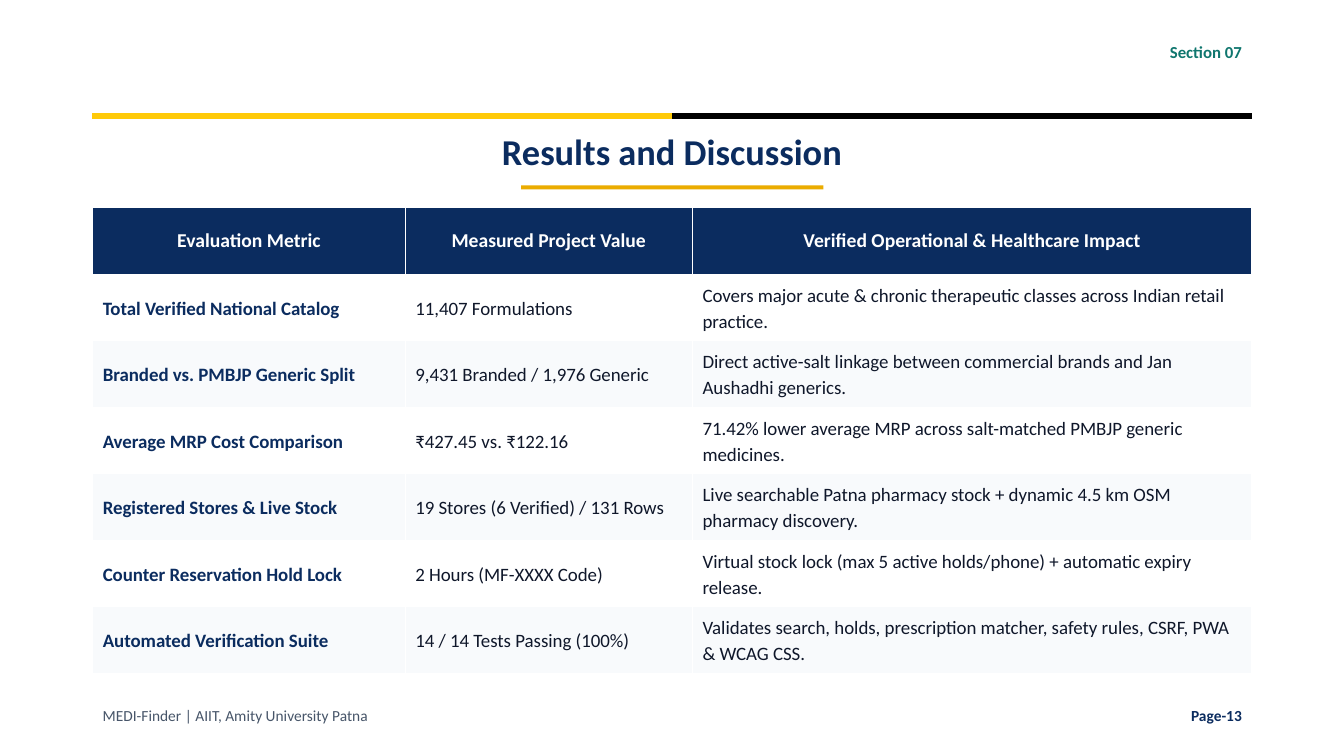
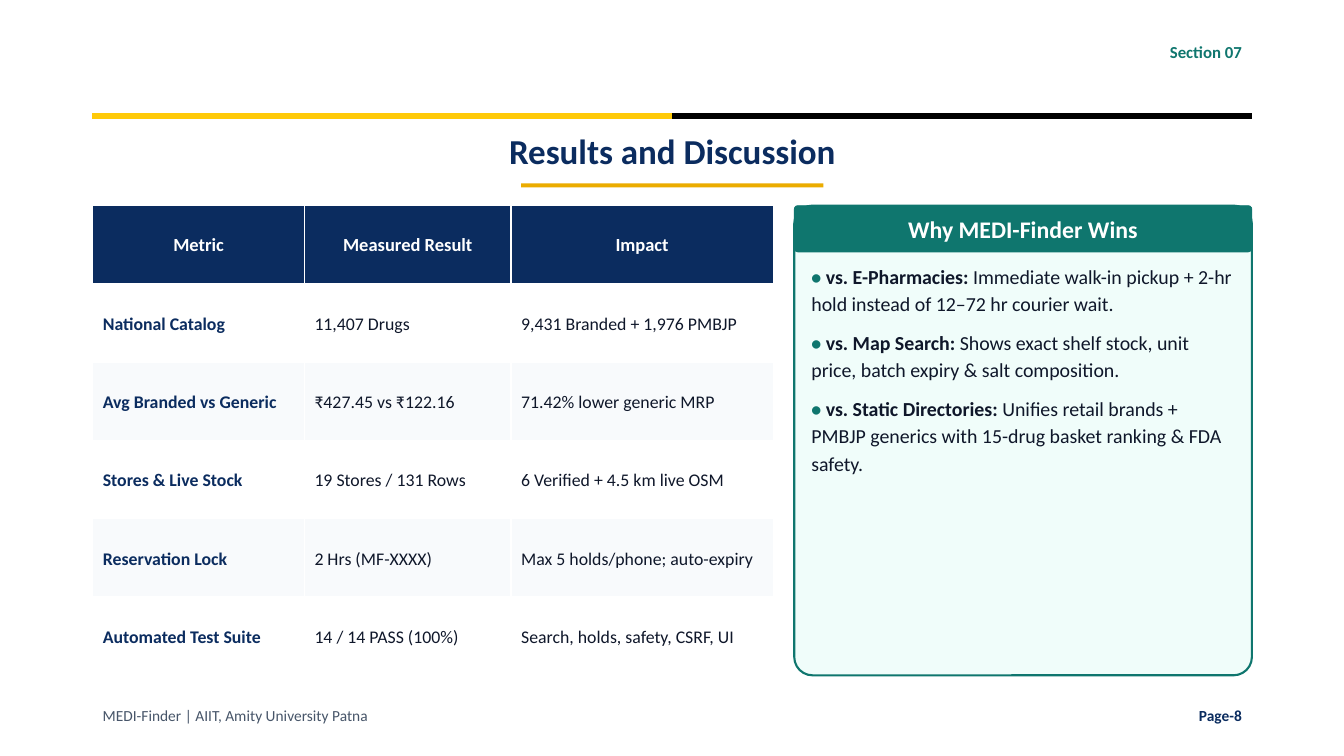
Before and after one commit to krsidhantaryan-ux/MEDI-Finder, a slide deck: slide 8 of MEDI_Finder_Presentation.pptx (slide 13 before the commit). Drawn at 1344x756 pixels with LibreOffice and Linux fonts; fonts in the diff are those of the drawing; background and template pictures are left out. Boxes give left, top, right and bottom in pixels: in the first picture for what was removed or moved away, otherwise in the second. Text is boxed around its words. In the diff, an @@ line names an element or a change of style, - is before the commit and + after.

Commit message:
Condense MEDI-Finder presentation to 10 slides for 5-7 min defense

```diff
--- a/MEDI_Finder_Presentation.pptx
+++ b/MEDI_Finder_Presentation.pptx
@@ text "Results and Discussion" at box(509, 139, 836, 165): size 26 to 25 pt @@
@@ table at box(93, 206, 773, 676) @@
-row 1: Evaluation Metric | Measured Project Value | Verified Operational & Healthcare Impact
-row 2: Total Verified National Catalog | 11,407 Formulations | Covers major acute & chronic therapeutic classes across Indian retail practice.
-row 3: Branded vs. PMBJP Generic Split | 9,431 Branded / 1,976 Generic | Direct active-salt linkage between commercial brands and Jan Aushadhi generics.
-row 4: Average MRP Cost Comparison | ₹427.45 vs. ₹122.16 | 71.42% lower average MRP across salt-matched PMBJP generic medicines.
-row 5: Registered Stores & Live Stock | 19 Stores (6 Verified) / 131 Rows | Live searchable Patna pharmacy stock + dynamic 4.5 km OSM pharmacy discovery.
-row 6: Counter Reservation Hold Lock | 2 Hours (MF-XXXX Code) | Virtual stock lock (max 5 active holds/phone) + automatic expiry release.
-row 7: Automated Verification Suite | 14 / 14 Tests Passing (100%) | Validates search, holds, prescription matcher, safety rules, CSRF, PWA & WCAG CSS.
+row 1: Metric | Measured Result | Impact
+row 2: National Catalog | 11,407 Drugs | 9,431 Branded + 1,976 PMBJP
+row 3: Avg Branded vs Generic | ₹427.45 vs ₹122.16 | 71.42% lower generic MRP
+row 4: Stores & Live Stock | 19 Stores / 131 Rows | 6 Verified + 4.5 km live OSM
+row 5: Reservation Lock | 2 Hrs (MF-XXXX) | Max 5 holds/phone; auto-expiry
+row 6: Automated Test Suite | 14 / 14 PASS (100%) | Search, holds, safety, CSRF, UI
@@ table: place and size @@
-table at box(93, 208, 1252, 674)
+table at box(93, 206, 773, 676)
@@ rounded rectangle added at box(795, 206, 1252, 676), fill #F0FDFA, outline #0F766E 1.5 pt @@
@@ rounded rectangle added at box(795, 206, 1252, 252), fill #0F766E, outline #0F766E 0.5 pt, 17 pt, text #FFFFFF, bold @@
+Why MEDI-Finder Wins
@@ text added at box(811, 270, 1231, 475), 14.2 pt, text #0F172A @@
+• vs. E-Pharmacies: Immediate walk-in pickup + 2-hr hold instead of 12–72 hr courier wait.
+• vs. Map Search: Shows exact shelf stock, unit price, batch expiry & salt composition.
+• vs. Static Directories: Unifies retail brands + PMBJP generics with 15-drug basket ranking & FDA safety.
@@ text at box(1199, 710, 1242, 724): text changed @@
-Page-13
+Page-8
```
Also in this commit, not shown: 5 other slides changed, 3 slides added, 11 slides removed.
